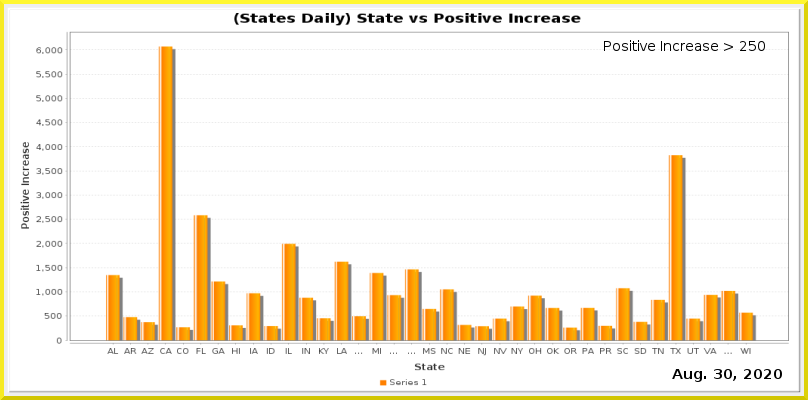
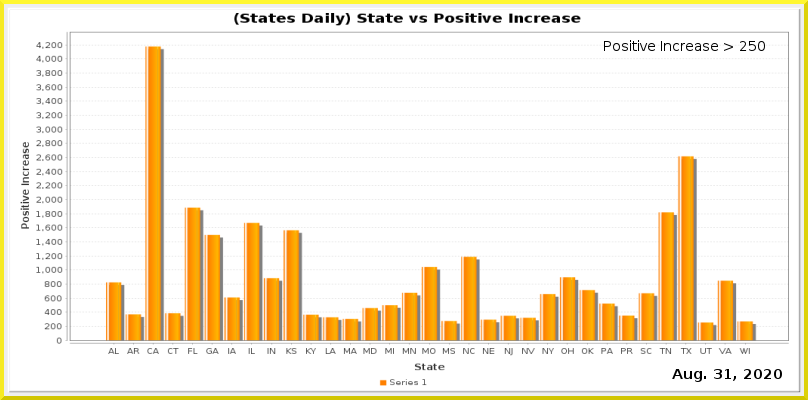
Layered file, before and after one edit (808px x 400px). Changes by layer:
painted on "Current Date" over [724,369,732,379]
painted on "Date_vs_TestIncrease.png" over [36,42,789,356]
